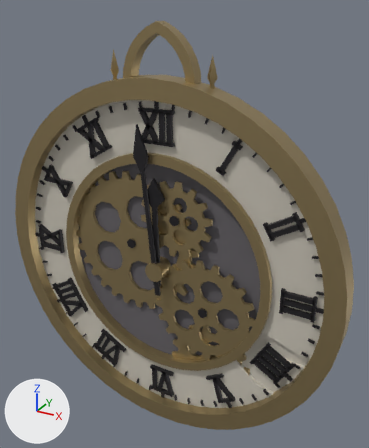
One commit to the glTF model assets/models/environment/scarlet_mansion/clock_face_wall.glb: the scene before it, then after it.
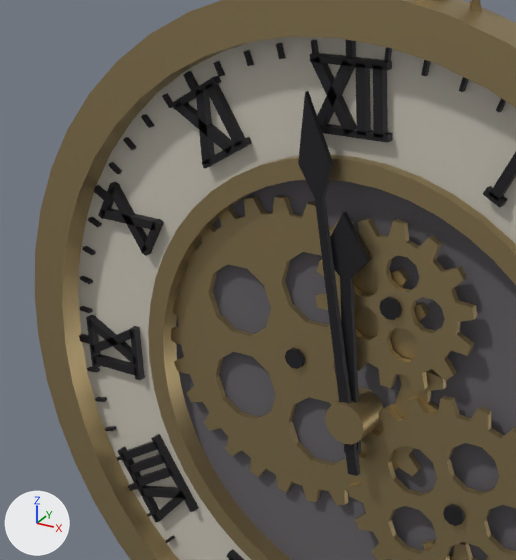
Each version appears first whole from a 50 mm lens placed at (3.88, -6.47, 6.98), pointed at (0.27, 0.1, 3.7), and next in a close-up on the part from 0% to 62% of the width and 19% to 74% of the height. Every picture has the same lights, and +X, +Y and +Z are marked at lower left. The last two pictures show the newer version. Vertices at exactly the same position are counted once.

Names of what the first close-up shows: 'ClockFaceWall'.
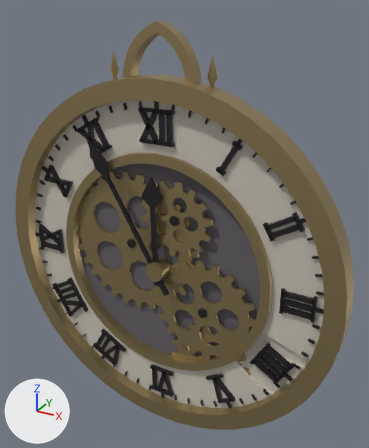
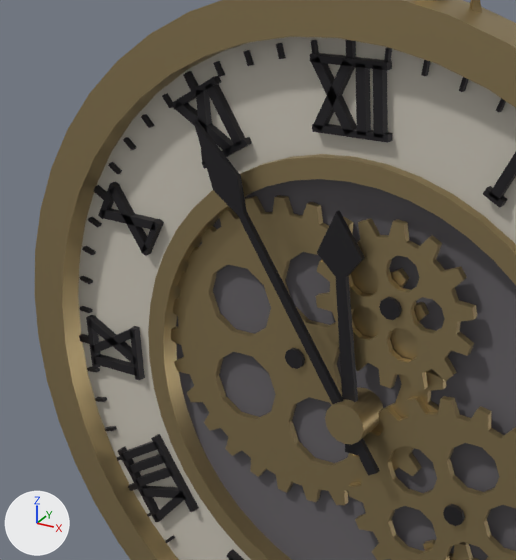
The change, as JSON lines over the scene's bpy script:
```json
{"block": "me_clockfacewall", "where": "me_clockfacewall.from_pydata(...)  # 2879 vertices, 5394 faces; spans x -3.0..3.0, y -0.44..0.0, z 0.0..6.72"}
{"block": "me_clockfacewall", "where": "# used by ob_clockfacewall; location = (0.0, 0.0, 0.0)"}
{"block": "me_clockfacewall", "change": "me_clockfacewall part 1: 19 vertices moved from x -0.25..0.09, y -0.41..-0.32, z 2.57..5.34 to x -1.05..0.25, y -0.41..-0.32, z 2.61..4.69; 9 vertices removed from x -0.32..0.17, y -0.41..-0.32, z 4.08..5.34; 9 vertices added at x -1.18..0.13, y -0.41..-0.32, z 4.08..5.04"}
```

Pixel boxes (x1, y1, x2, y2) of what changed, in the close-ups (516 x 560 px; the box of a moved part takes in the faces that stretch with it):
```json
{"part": 1, "of": "me_clockfacewall", "change": "moved or reshaped", "before": [298, 91, 370, 476], "after": [193, 120, 380, 476]}
```
